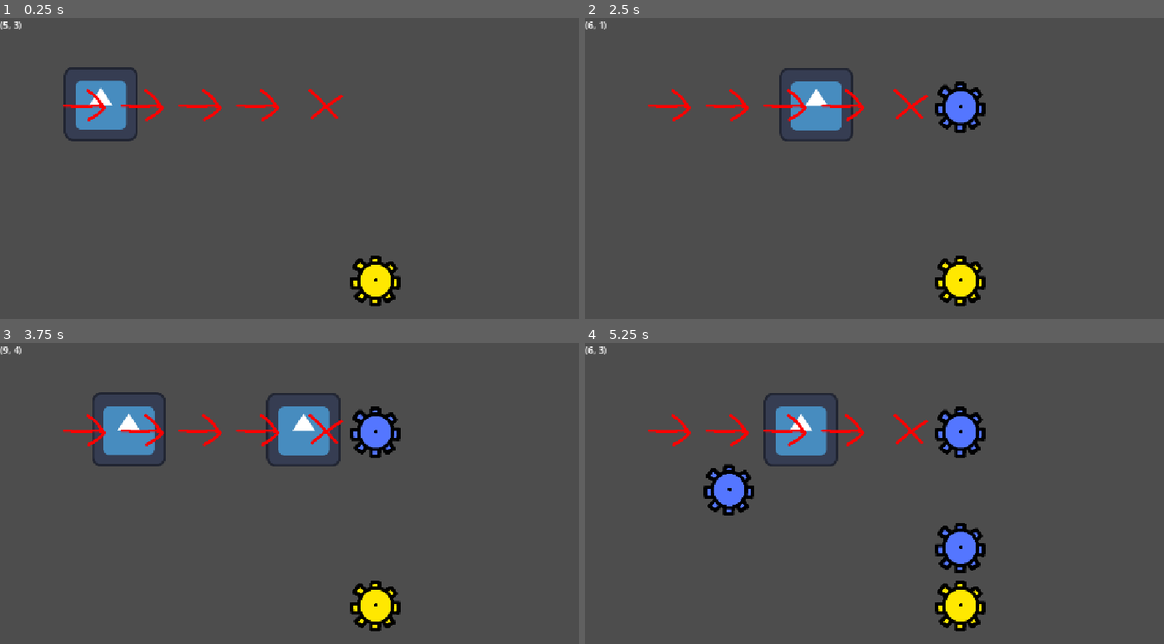
Above: before the commit, frames 1-4 (two rows, left to right).
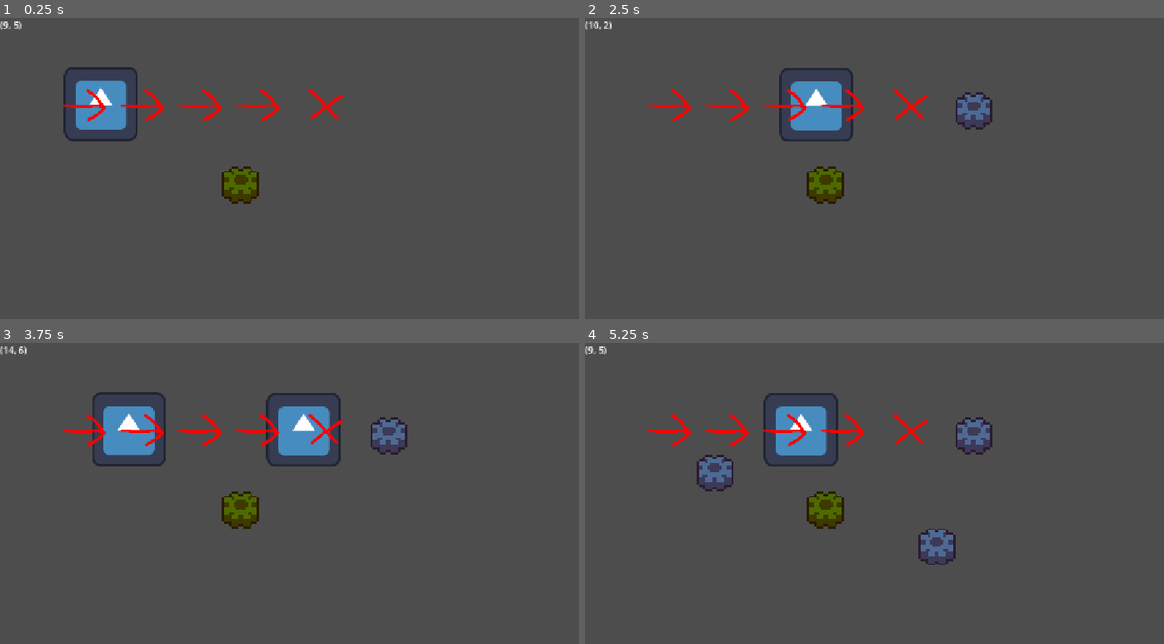
Above: after the commit, the same moments.

Repository: aughckt/spin-to-win
Game: Godot game, scene res://level/level_manager.tscn
Two runs of this game, one before a commit and one after it. Both use one fixed random seed, a clock stepped at 60 frames per second and the inputs below. The engine's default icon, where the game draws it, is replaced by a stand-in: a white triangle on a blue panel in a dark square.
Inputs (mouse positions are in pixels of both pictures, inside the frame that each line leads up to):
- Up to frame 1 (0.25 s): no input
- Up to frame 2 (2.5 s): move the mouse to (1065, 186) at 0.52 s; click (1065, 186) at 0.6 s; right-click (1065, 186) at 0.8 s; move the mouse to (787, 225) at 1.27 s; right-click (787, 225) at 1.35 s; tap Middle mouse button (M3) at 1.55, 2.1 s; move the mouse to (984, 123) at 2.02 s; click (984, 123) at 2.3 s
- Up to frame 3 (3.75 s): move the mouse to (301, 604) at 2.77 s; click (301, 604) at 2.85 s; right-click (301, 604) at 3.05 s; move the mouse to (532, 586) at 3.52 s; right-click (532, 586) at 3.6 s
- Up to frame 4 (5.25 s): tap Middle mouse button (M3) at 3.8, 4.35 s; move the mouse to (718, 475) at 4.27 s; click (718, 475) at 4.55 s; move the mouse to (949, 529) at 5.02 s; click (949, 529) at 5.1 s

The runs differ from the first frame. In frame 1, 1.8% of the frame differs, in the area x 0-70%, y 1-96%; in frame 2, 3.0%; in frame 3, 3.0%; in frame 4, 5.6%, in the area x 0-71%, y 1-96%.

Commit message:
add gear visuals

Diff:
--- a/environment/environment.gd
+++ b/environment/environment.gd
@@ -5,9 +5,11 @@
 
 @export var tilemap: TileMapLayer
 @export var gearmap: TileMapLayer
+@export var gears: Node2D
 @export var coords_label: Label
 
 var tile_to_gear_set: Dictionary[Vector2i, GearSet] = {}
+var tile_to_visual: Dictionary[Vector2i, GearVisual] = {}
 ##true if powered
 var ori_gear_state: Dictionary[Vector2i, bool] = {}
 
@@ -32,12 +34,32 @@
 	assert(INST == null)
 	INST = self
 
+
+	gearmap.hide()
 	#TODO this is pretty inefficient in theory but its only run once per level + the gear map should be close to empty.
 	#ideally youd update the gears as you go but eh
 	for tile in gearmap.get_used_cells():
 		if gear_kind_at(tile) == ORIGIN_GEAR:
 			ori_gear_state[tile] = false
 
+			var visual := GearVisual.create_ori()
+			visual.global_position = gearmap.to_global(gearmap.map_to_local(tile))
+			visual.reparent.call_deferred(gears)
+			tile_to_visual[tile] = visual
+
+func _process(_delta: float) -> void:
+	#could do this through signals or explicit updated but this has a lower risk of introducing bugs
+	for gset: GearSet in tile_to_gear_set.values():
+		var powered := is_gear_set_powered(gset)
+		if powered == gset.is_frozen:
+			gset.is_frozen = !powered
+
+			if powered:
+				for tile in gset.gears:
+					tile_to_visual[tile as Vector2i].unfreeze()
+			else:
+				for tile in gset.gears:
+					tile_to_visual[tile as Vector2i].freeze()
 
 func delete() -> void:
 	assert(INST == self)
@@ -118,6 +140,12 @@
 					has_powered_neighbour = true
 					neighbour_ori = candidate
 
+		gearmap.set_cell(tile, gearmap.tile_set.get_source_id(0), ATLAS_COORDS[BASIC_GEAR])
+		var visual := GearVisual.create_basic()
+		visual.global_position = gearmap.to_global(gearmap.map_to_local(tile))
+		visual.reparent.call_deferred(gears)
+		tile_to_visual[tile] = visual
+
 		match neighbour_sets.size():
 			0:
 				#create new set
@@ -125,6 +153,8 @@
 				new_set.add_gear(tile)
 				tile_to_gear_set[tile] = new_set
 
+				if is_gear_set_powered(new_set):
+					visual.unfreeze()
 			1:
 				#add to set
 				var gear_set := neighbour_sets[0]
@@ -137,6 +167,8 @@
 				gear_set.add_gear(tile)
 				tile_to_gear_set[tile] = gear_set
 
+				if is_gear_set_powered(gear_set):
+					visual.unfreeze()
 			_:
 				#merge all of the sets
 				var new_set := GearSet.create(has_powered_neighbour, neighbour_ori)
@@ -151,7 +183,10 @@
 				new_set.gears.append(tile)
 				tile_to_gear_set[tile] = new_set
 
-		gearmap.set_cell(tile, gearmap.tile_set.get_source_id(0), ATLAS_COORDS[BASIC_GEAR])
+				if is_gear_set_powered(new_set):
+					visual.unfreeze()
+
+
 		assert(tile_to_gear_set.get(tile) != null)
 
 		assert(log_set_count())
@@ -163,6 +198,9 @@
 	var old_set: GearSet = tile_to_gear_set.get(tile)
 	if old_set == null:
 		return
+
+	tile_to_visual[tile].remove()
+	tile_to_visual.erase(tile)
 
 	if old_set.gears.size() == 1:
 		tile_to_gear_set.erase(tile)
@@ -203,6 +241,11 @@
 		var new_set := GearSet.create(false)
 		tile_to_gear_set[ntile] = new_set
 		build_set_recursive(ntile, tile, new_set)
+
+		#a little counter intuitive but this basically invalidates the sets state
+		#and its corrected the next time process is run
+		new_set.is_frozen = is_gear_set_powered(new_set)
+
 		print("Create set: %s" % new_set.gears)
 
 	tile_to_gear_set.erase(tile)
@@ -263,14 +306,19 @@
 func set_ori_on(tile: Vector2i) -> void:
 	assert(ori_gear_state.has(tile))
 	ori_gear_state[tile] = true
+	tile_to_visual[tile].unfreeze()
 
 func set_ori_off(tile: Vector2i) -> void:
 	assert(ori_gear_state.has(tile))
 	ori_gear_state[tile] = false
+	tile_to_visual[tile].freeze()
 
 func toggle_ori(tile: Vector2i) -> void:
 	assert(ori_gear_state.has(tile))
-	ori_gear_state[tile] = !ori_gear_state[tile]
+	if ori_gear_state[tile]:
+		set_ori_off(tile)
+	else:
+		set_ori_on(tile)
 
 ##walks every gear set so its pretty imperformant, only use from within assert so it isnt included in the release
 func log_set_count() -> bool:
--- a/environment/environment.tscn
+++ b/environment/environment.tscn
@@ -30,13 +30,14 @@
 1:0/0 = 0
 
 [sub_resource type="TileSet" id="TileSet_fbxa2"]
-tile_size = Vector2i(100, 100)
+tile_size = Vector2i(64, 64)
 sources/0 = SubResource("TileSetAtlasSource_7uceq")
 
-[node name="Environment" type="Node2D" unique_id=123182581 node_paths=PackedStringArray("tilemap", "gearmap", "coords_label")]
+[node name="Environment" type="Node2D" unique_id=123182581 node_paths=PackedStringArray("tilemap", "gearmap", "gears", "coords_label")]
 script = ExtResource("1_wjl7u")
 tilemap = NodePath("TileMapLayer")
 gearmap = NodePath("GearMap")
+gears = NodePath("Gears")
 coords_label = NodePath("CoordsLabel")
 
 [node name="TileMapLayer" type="TileMapLayer" parent="." unique_id=108710037]
@@ -49,3 +50,5 @@
 [node name="CoordsLabel" type="Label" parent="." unique_id=1591894278]
 offset_right = 40.0
 offset_bottom = 23.0
+
+[node name="Gears" type="Node2D" parent="." unique_id=2031837137]
--- a/environment/gears/gear_set.gd
+++ b/environment/gears/gear_set.gd
@@ -4,6 +4,8 @@
 
 var has_ori_gear: bool
 var ori_gear_tile: Vector2i
+
+var is_frozen := true
 
 static func create(has_origin_gear: bool, origin_gear_tile: Vector2i = Vector2i.ZERO) -> GearSet:
 	var gear_set := GearSet.new()
--- /dev/null
+++ b/environment/gears/gear_visual.gd
@@ -0,0 +1,48 @@
+class_name GearVisual
+extends Node2D
+
+@export var sprite: Sprite2D
+@export var anim: AnimatedSprite2D
+var frozen: bool = true
+
+static var scene: PackedScene = preload("res://environment/gears/gear_visual.tscn")
+static var pool: Pool
+
+static func create_basic() -> GearVisual:
+	var visual: GearVisual = _get_pool().get_inst()
+	#visual.sprite.frame = 0
+	return visual
+
+static func create_ori() -> GearVisual:
+	var visual: GearVisual = _get_pool().get_inst()
+	#visual.sprite.frame = 1
+	visual.anim.self_modulate = Color.YELLOW
+	return visual
+
+func _process(delta: float) -> void:
+	if !frozen:
+		sprite.rotate(delta)
+
+static func _get_pool() -> Pool:
+	if pool == null:
+		pool = Pool.create(scene)
+
+	return pool
+
+func remove() -> void:
+	_get_pool().pool(self)
+
+
+func freeze() -> void:
+	anim.pause()
+	frozen = true
+
+func unfreeze() -> void:
+	var gearmap := Env.INST.gearmap
+	var tile := gearmap.local_to_map(gearmap.to_local(global_position))
+	var x_rem := tile.x & 1
+	var y_rem := tile.y & 1
+
+	anim.play("default", 1 if x_rem == y_rem else -1)
+	#anim.self_modulate = Color.YELLOW if x_rem == y_rem else Color.WHITE
+	frozen = false
--- /dev/null
+++ b/environment/gears/gear_visual.tscn
@@ -0,0 +1,55 @@
+[gd_scene format=3 uid="uid://djqifncx2qi6u"]
+
+[ext_resource type="Script" uid="uid://cl14joenf3alt" path="res://environment/gears/gear_visual.gd" id="1_yhgds"]
+[ext_resource type="Texture2D" uid="uid://cnrfesr4pr7aa" path="res://environment/gears/gear_anim.png" id="2_2tn7e"]
+
+[sub_resource type="AtlasTexture" id="AtlasTexture_2tn7e"]
+atlas = ExtResource("2_2tn7e")
+region = Rect2(16, 16, 16, 16)
+
+[sub_resource type="AtlasTexture" id="AtlasTexture_y4u4u"]
+atlas = ExtResource("2_2tn7e")
+region = Rect2(64, 16, 16, 16)
+
+[sub_resource type="AtlasTexture" id="AtlasTexture_ekuh2"]
+atlas = ExtResource("2_2tn7e")
+region = Rect2(112, 16, 16, 16)
+
+[sub_resource type="AtlasTexture" id="AtlasTexture_88i5p"]
+atlas = ExtResource("2_2tn7e")
+region = Rect2(160, 16, 16, 16)
+
+[sub_resource type="SpriteFrames" id="SpriteFrames_fbxa2"]
+animations = [{
+"frames": [{
+"duration": 1.0,
+"texture": SubResource("AtlasTexture_2tn7e")
+}, {
+"duration": 1.0,
+"texture": SubResource("AtlasTexture_y4u4u")
+}, {
+"duration": 1.0,
+"texture": SubResource("AtlasTexture_ekuh2")
+}, {
+"duration": 1.0,
+"texture": SubResource("AtlasTexture_88i5p")
+}],
+"loop": 1,
+"name": &"default",
+"speed": 16.0
+}]
+
+[node name="GearVisual" type="Node2D" unique_id=16609391 node_paths=PackedStringArray("sprite", "anim")]
+script = ExtResource("1_yhgds")
+sprite = NodePath("Sprite2D")
+anim = NodePath("AnimatedSprite2D")
+
+[node name="Sprite2D" type="Sprite2D" parent="." unique_id=513854617]
+visible = false
+texture = ExtResource("2_2tn7e")
+hframes = 4
+
+[node name="AnimatedSprite2D" type="AnimatedSprite2D" parent="." unique_id=1046480795]
+texture_filter = 1
+scale = Vector2(4, 4)
+sprite_frames = SubResource("SpriteFrames_fbxa2")
--- a/level/trooper_spawner.gd
+++ b/level/trooper_spawner.gd
@@ -33,7 +33,6 @@
 	trooper.reparent.call_deferred(self)
 	trooper.global_position = spawn_point
 	trooper.target_pos = trooper.global_position
-	trooper.enabled = true
 
 
 func clear_troopers() -> void:
@@ -43,5 +42,4 @@
 
 
 func pool_trooper(trooper: Trooper) -> void:
-	trooper.enabled = false
 	trooper_pool.pool(trooper)
--- a/test_world.tscn
+++ b/test_world.tscn
@@ -11,9 +11,13 @@
 tile_map_data = PackedByteArray("AAABAAEAAAAAAAAAAAACAAEAAAAAAAAAAAADAAEAAAAAAAAAAAAEAAEAAAAAAAAAAAAFAAEAAAABAAAAAAAFAA …(352 unchanged characters)…
 
 [node name="GearMap" parent="Environment" index="1" unique_id=916456414]
-tile_map_data = PackedByteArray("AAAJAAQAAAABAAAAAAAFAAIAAAABAAAAAAAEAAUAAAABAAAAAAA=")
+tile_map_data = PackedByteArray("AAAJAAQAAAABAAAAAAAFAAIAAAABAAAAAAAEAAUAAAABAAAAAAAJAAMAAAABAAAAAAA=")
 
 [node name="Trooper" parent="." unique_id=109828530 instance=ExtResource("2_gy3sr")]
 position = Vector2(151, 148)
 
+[node name="Camera2D" type="Camera2D" parent="." unique_id=2031530591]
+visible = false
+position = Vector2(232, 108)
+
 [editable path="Environment"]
--- a/troopers/trooper.gd
+++ b/troopers/trooper.gd
@@ -8,7 +8,6 @@
 
 var target_pos: Vector2
 var walk_normal: Vector2
-var enabled: bool = false
 
 
 func _ready() -> void:
@@ -17,9 +16,6 @@
 
 
 func _physics_process(delta: float) -> void:
-	if not enabled:
-		return
-
 	var new_pos := global_position + walk_normal * move_speed * delta
 
 	if (global_position.distance_squared_to(target_pos) < global_position.distance_squared_to(new_pos) #this check makes sure we dont move past the point
Binary file added: environment/gears/gear_anim.png
Not shown, added: environment/gears/gear_anim.png.import
Not shown, added: environment/gears/gear_visual.gd.uid
